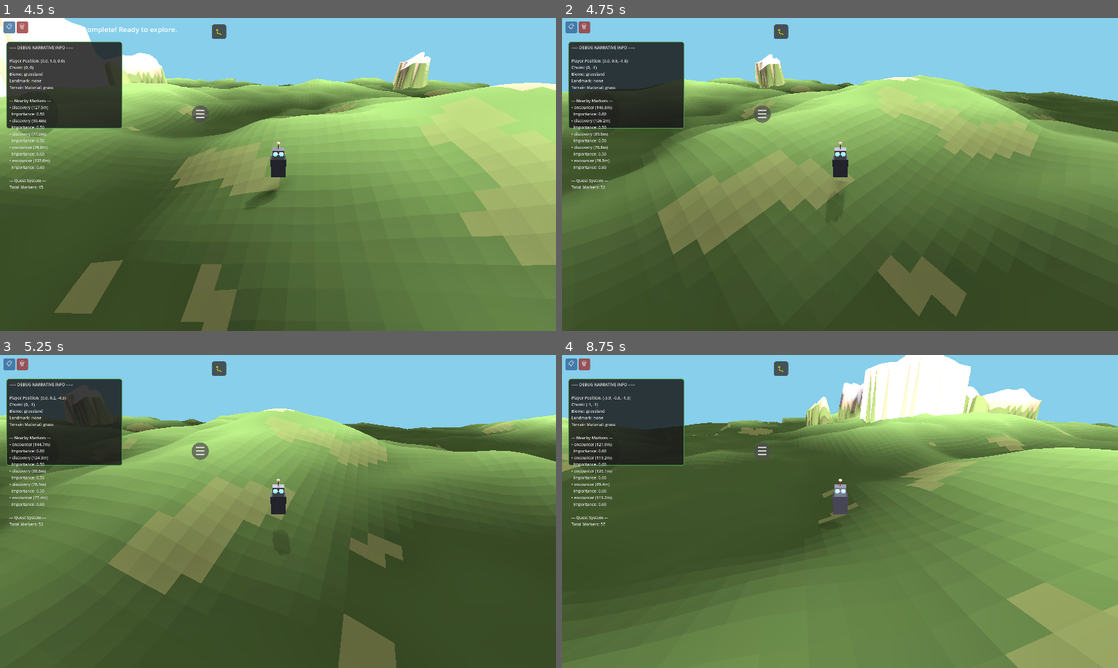
Above: before the commit, frames 1-4 (two rows, left to right).
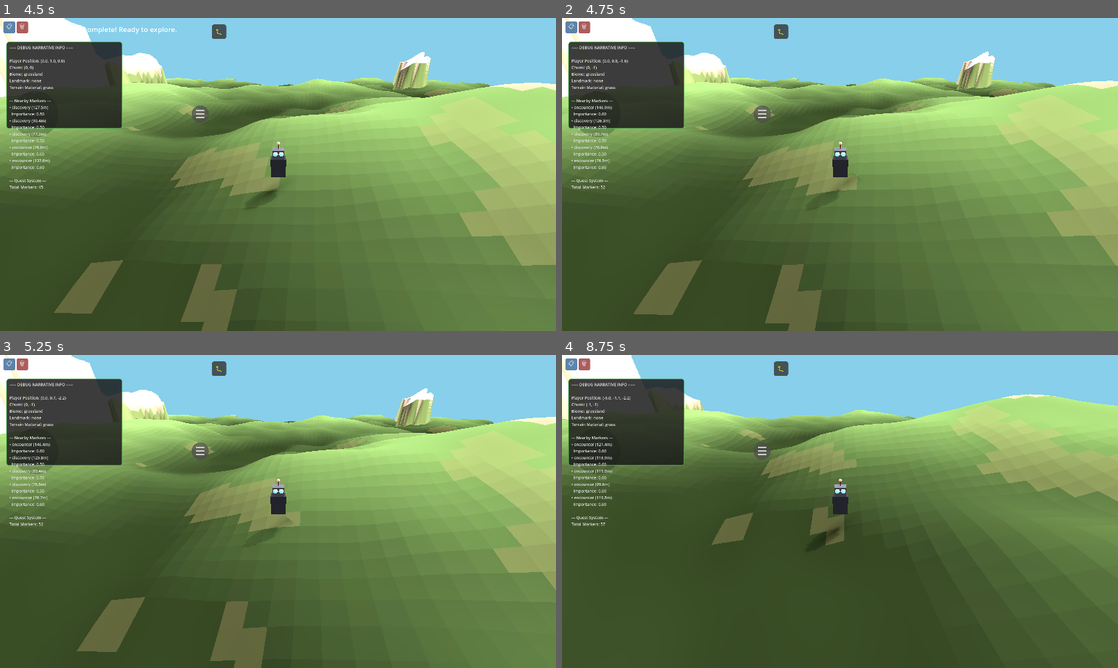
Above: after the commit, the same moments.

Repository: felix-dieterle/YouGame_godot4_public
Game: Godot game, scene res://scenes/main.tscn
Same seed, same stepped clock (60 frames per second), same inputs: the game is played once before the commit and once after it.
Inputs (mouse positions are in pixels of both pictures, inside the frame that each line leads up to):
- Up to frame 1 (4.5 s): click "☰" at 0.5 s; click "👁 Toggle First Person View" at 1.25 s; click "🐛" at 2 s; click "📋" at 2.75 s; click "🗑" at 3.5 s; tap Enter at 4.25 s; move the mouse to (250, 237) at 4.27 s; hold Up (ui_up) from 4.28 s (still down); hold V (toggle_camera_view) from 4.28 s (still down); click (250, 237) at 4.42 s
- Up to frame 2 (4.75 s): keep holding Up (ui_up); keep holding V (toggle_camera_view)
- Up to frame 3 (5.25 s): release Up (ui_up) at 5 s; release V (toggle_camera_view) at 5 s; drag from (444, 558) to (250, 574) at 5.02 s
- Up to frame 4 (8.75 s): move the mouse to (673, 464) at 5.77 s; hold Left (ui_left) 5.78-6.5 s; hold V (toggle_camera_view) 5.78-6.5 s; drag from (867, 511) to (673, 464) at 6.52 s; move the mouse to (756, 433) at 7.27 s; hold Down (ui_down) 7.28-8 s; hold V (toggle_camera_view) 7.28-8 s; drag from (962, 495) to (756, 433) at 8.02 s

Frame 1 is identical in both runs. In frame 2, 51% of the frame differs, in the area x 0-100%, y 0-100%; in frame 3, 58%; in frame 4, 58%.

Commit message:
Fix slope restriction for player movement
Co-authored-by: felix-dieterle <1490062+felix-dieterle@users.noreply.github.com>

Diff:
--- a/scripts/chunk.gd
+++ b/scripts/chunk.gd
@@ -502,3 +502,27 @@
 	# Water gets deeper towards center (knee-deep at center)
 	var depth_factor = 1.0 - (dist_to_center / lake_radius)
 	return depth_factor * lake_depth
+
+func get_slope_at_world_pos(world_x: float, world_z: float) -> float:
+	# Convert world position to local chunk position
+	var local_x = world_x - chunk_x * CHUNK_SIZE
+	var local_z = world_z - chunk_z * CHUNK_SIZE
+
+	# Convert to cell coordinates
+	var cell_x = local_x / CELL_SIZE
+	var cell_z = local_z / CELL_SIZE
+
+	# Clamp to valid cell range (0 to RESOLUTION-1)
+	var x = int(clamp(cell_x, 0, RESOLUTION - 1))
+	var z = int(clamp(cell_z, 0, RESOLUTION - 1))
+
+	# Get heights of the 4 corners of this cell
+	var h00 = heightmap[z * (RESOLUTION + 1) + x]
+	var h10 = heightmap[z * (RESOLUTION + 1) + (x + 1)]
+	var h01 = heightmap[(z + 1) * (RESOLUTION + 1) + x]
+	var h11 = heightmap[(z + 1) * (RESOLUTION + 1) + (x + 1)]
+
+	# Calculate slope using the maximum height difference
+	var max_height_diff = max(max(abs(h10 - h00), abs(h01 - h00)), abs(h11 - h00))
+	var slope_rad = atan(max_height_diff / CELL_SIZE)
+	return rad_to_deg(slope_rad)
--- a/scripts/player.gd
+++ b/scripts/player.gd
@@ -72,19 +72,34 @@
 	var direction = Vector3(input_dir.x, 0, input_dir.y).normalized()
 
 	if direction:
-		velocity.x = direction.x * move_speed
-		velocity.z = direction.z * move_speed
-
-		# Rotate towards movement direction
-		var target_rotation = atan2(direction.x, direction.z)
-		rotation.y = lerp_angle(rotation.y, target_rotation, rotation_speed * delta)
-
-		# Update head bob when moving in first-person
-		if is_first_person:
-			head_bob_time += delta * head_bob_frequency
-
-		# Handle footstep sounds
-		_update_footsteps(delta)
+		# Check slope at intended position
+		var intended_position = global_position + direction * move_speed * delta
+		var can_move = true
+
+		if world_manager:
+			var slope_at_position = world_manager.get_slope_at_position(intended_position)
+			# Only allow movement if slope is walkable
+			if slope_at_position > max_slope_angle:
+				can_move = false
+
+		if can_move:
+			velocity.x = direction.x * move_speed
+			velocity.z = direction.z * move_speed
+
+			# Rotate towards movement direction
+			var target_rotation = atan2(direction.x, direction.z)
+			rotation.y = lerp_angle(rotation.y, target_rotation, rotation_speed * delta)
+
+			# Update head bob when moving in first-person
+			if is_first_person:
+				head_bob_time += delta * head_bob_frequency
+
+			# Handle footstep sounds
+			_update_footsteps(delta)
+		else:
+			# Stop movement if trying to climb too steep slope
+			velocity.x = move_toward(velocity.x, 0, move_speed * delta * 2.0)
+			velocity.z = move_toward(velocity.z, 0, move_speed * delta * 2.0)
 	else:
 		velocity.x = move_toward(velocity.x, 0, move_speed * delta)
 		velocity.z = move_toward(velocity.z, 0, move_speed * delta)
--- a/scripts/world_manager.gd
+++ b/scripts/world_manager.gd
@@ -137,3 +137,9 @@
 	if chunk:
 		return chunk.get_terrain_material_at_world_pos(world_pos.x, world_pos.z)
 	return "grass"
+
+func get_slope_at_position(world_pos: Vector3) -> float:
+	var chunk = get_chunk_at_position(world_pos)
+	if chunk:
+		return chunk.get_slope_at_world_pos(world_pos.x, world_pos.z)
+	return 0.0
